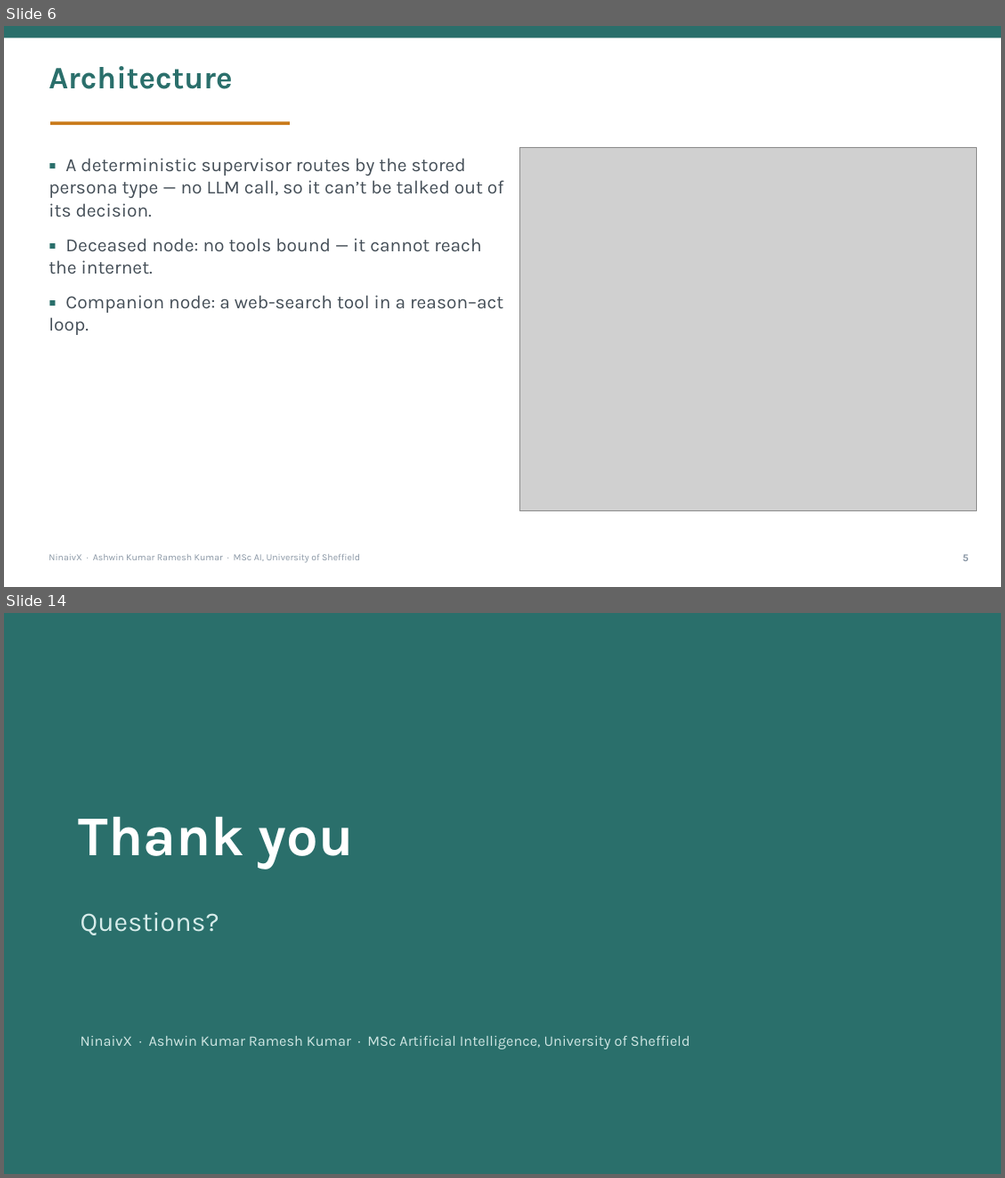
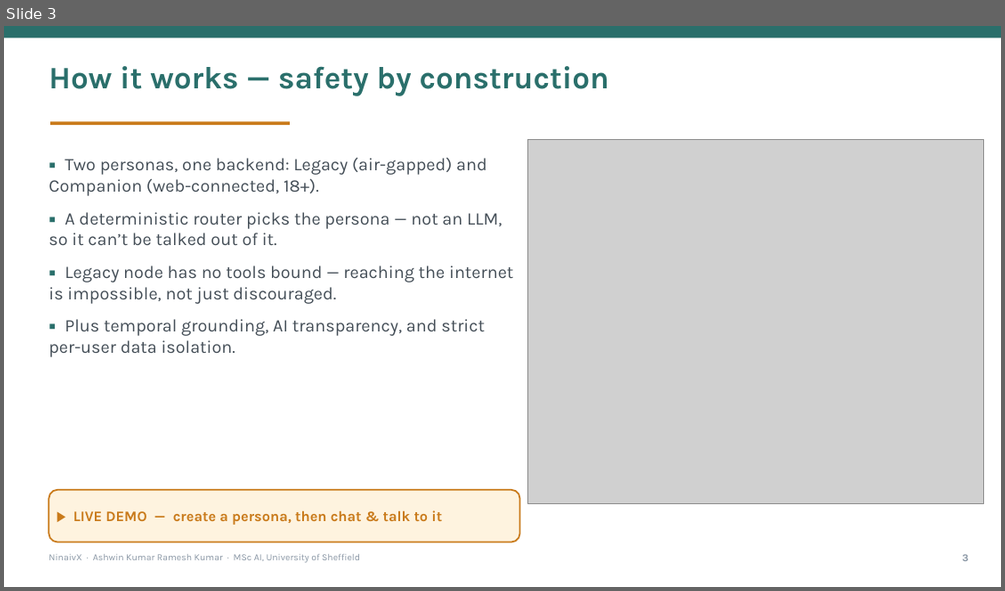
Before and after one commit to HITMAN-AK/NinaivX, a slide deck: backend/docs/report/NinaivX-Presentation.pptx. Shown one above the other, each under a label of ours: slides 6 and 14 before the commit, slide 3 after it; the slides between them are not shown. The pictures are 1005x1178 and 1005x591 pixels, drawn with LibreOffice and Linux fonts; fonts in the diff are those of the drawing; grey boxes stand for pictures. Boxes give left, top, right and bottom in pixels: in the first picture for what was removed or moved away, otherwise in the second. Text is boxed around its words. In the diff, an @@ line names an element or a change of style, - is before the commit and + after.

```diff
--- a/backend/docs/report/NinaivX-Presentation.pptx
+++ b/backend/docs/report/NinaivX-Presentation.pptx
@@ slide 14 removed at [4,613,1001,1174], background #FFFFFF @@
@@ rectangle removed at [4,613,1001,1174] @@
@@ text removed at [79,816,354,869] @@
-Thank you
@@ text removed at [81,912,219,935] @@
-Questions?
@@ text removed at [81,1036,690,1049] @@
-NinaivX · Ashwin Kumar Ramesh Kumar · MSc Artificial Intelligence, University of Sheffield
@@ what was slide 6 is now slide 3 @@
@@ slide 3 changed as well @@
@@ text at [48,66,609,96]: text changed @@
-Architecture
+How it works — safety by construction
@@ text at [48,157,513,357]: text changed; size 18 to 17 pt @@
-▪ A deterministic supervisor routes by the stored persona type — no LLM call, so it can’t be talked out of its decision.
-▪ Deceased node: no tools bound — it cannot reach the internet.
-▪ Companion node: a web-search tool in a reason–act loop.
+▪ Two personas, one backend: Legacy (air-gapped) and Companion (web-connected, 18+).
+▪ A deterministic router picks the persona — not an LLM, so it can’t be talked out of it.
+▪ Legacy node has no tools bound — reaching the internet is impossible, not just discouraged.
+▪ Plus temporal grounding, AI transparency, and strict per-user data isolation.
@@ picture: place and size @@
-picture at [520,147,976,510]
+picture at [527,140,984,503]
@@ rounded rectangle added at [48,490,520,542], fill #FEF3DF, outline #C97A1A 1.5 pt @@
@@ text added at [73,510,442,524], 14 pt, text #C97A1A, bold @@
+▶ LIVE DEMO — create a persona, then chat & talk to it
```
Also in this commit, not shown: 4 other slides changed, 8 other slides removed, 1 other file.
